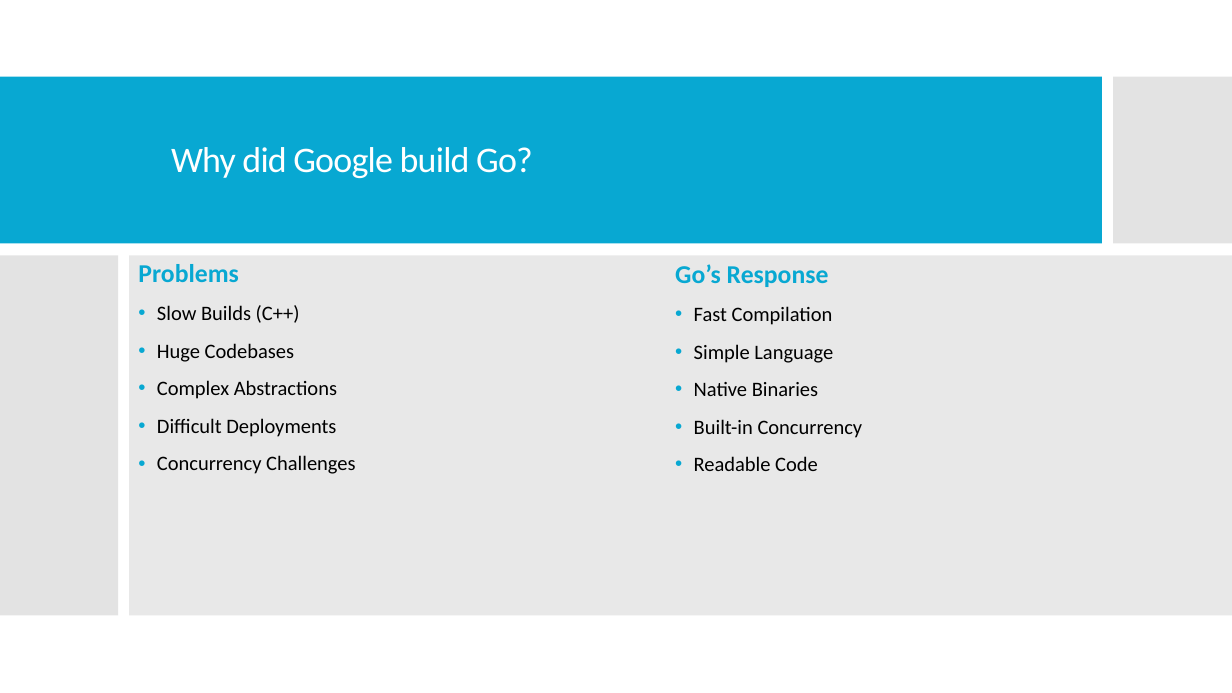
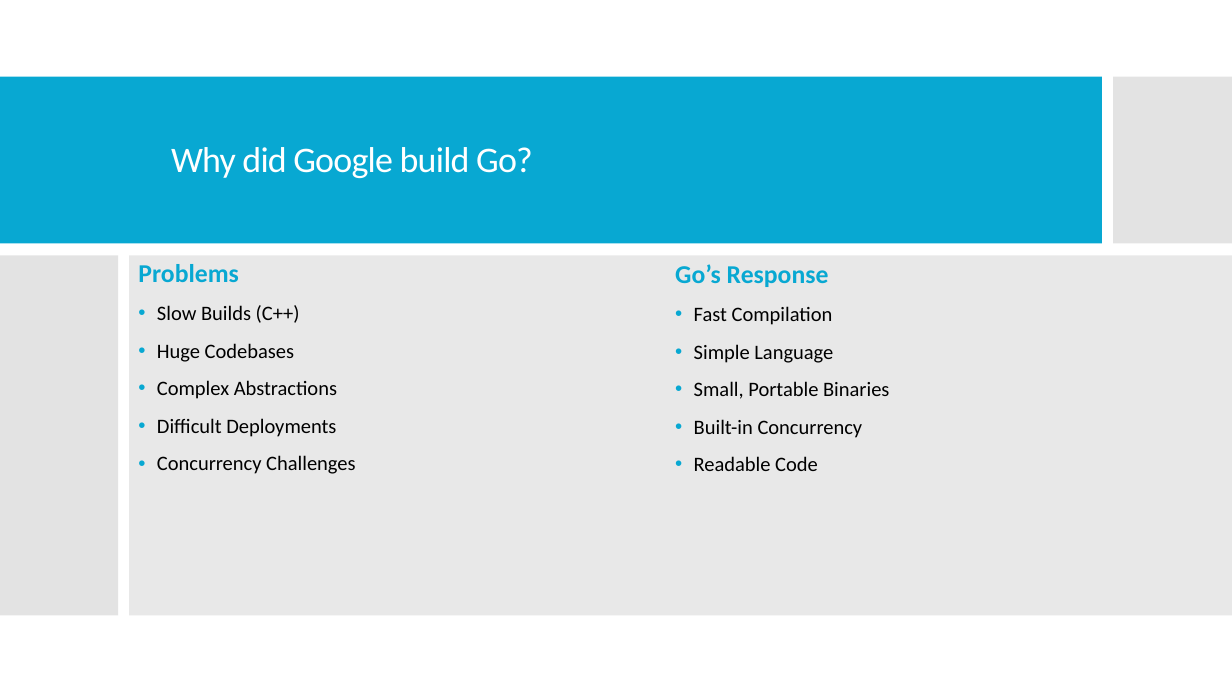
Before and after one commit to cmclaughlin24/asteroids, a slide deck: slide 4 of docs/Overview of Go Language.pptx. Drawn at 1232x693 pixels with LibreOffice and Linux fonts; fonts in the diff are those of the drawing. Boxes give left, top, right and bottom in pixels: in the first picture for what was removed or moved away, otherwise in the second. Text is boxed around its words. In the diff, an @@ line names an element or a change of style, - is before the commit and + after.

```diff
--- a/docs/Overview of Go Language.pptx
+++ b/docs/Overview of Go Language.pptx
@@ text at (694, 381, 889, 399): text changed @@
-• Native Binaries
+• Small, Portable Binaries
```
Also in this commit, not shown: 3 other slides changed.
